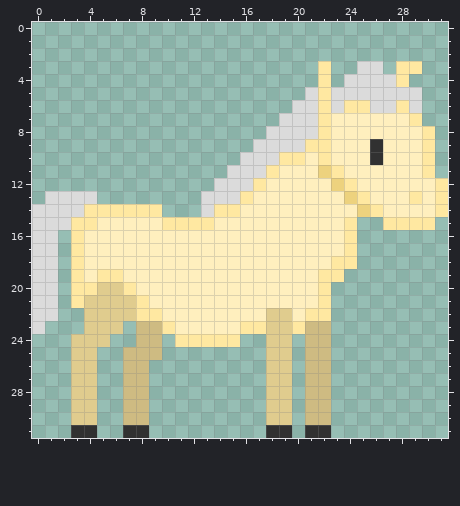
Two versions of one pixel-art file, AR_MobileGame/Assets/Assets/Selfmade/32x32_Horse.aseprite. That is the earlier state.
32x32 pixels, 1 frame. Colours within 5 levels of each other are drawn and written as one.
The result:
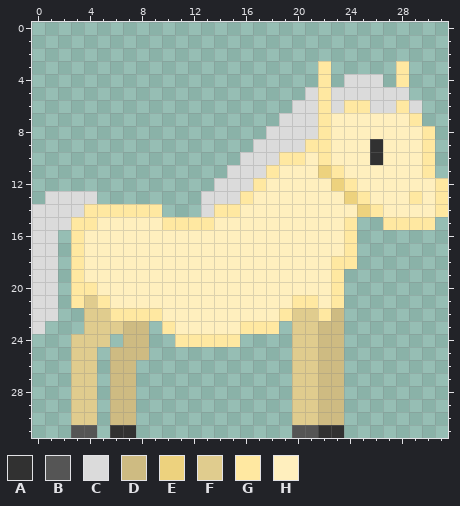
Palette (. is transparent): A #313131  B #555555  C #dbdbdb  D #cebb82  E #edd27e  F #e0cc8e  G #ffe8a1  H #ffefbe
What changed:
@@ x 23..31 @@
  2 .........
- 3 ..CC.GG..
- 4 .CCCCG...
- 5 CCCCCCC..
+ 3 .....G...
+ 4 .CCC.G...
+ 5 CCCCCC...
  6 CGGCCGC..
@@ x 0..31 @@
 18 CC.GHHHHHHHHHHHHHHHHHHHGG.......
-19 CC.GHGGHHHHHHHHHHHHHHHGG........
-20 CC.GGFFGHHHHHHHHHHHHHHG.........
-21 CC.GFFFFGHHHHHHHHHHHHHG.........
-22 CC..FFFFGGHHHHHHHHFFHGG.........
-23 C...FFF.DDGHHHHHGGFFGDD.........
-24 ...FFF..DD.GGGGG..FF.DD.........
-25 ...FF..DDD........FF.DD.........
-26 ...FF..DD.........FF.DD.........
-27 ...FF..DD.........FF.DD.........
-28 ...FF..DD.........FF.DD.........
-29 ...FF..DD.........FF.DD.........
-30 ...FF..DD.........FF.DD.........
-31 ...AA..AA.........AA.AA.........
+19 CC.GHHHHHHHHHHHHHHHHHHHG........
+20 CC.GGHHHHHHHHHHHHHHHHHHG........
+21 CC.GFGHHHHHHHHHHHHHHGGHG........
+22 CC..FFGGGGHHHHHHHHHGFFGD........
+23 C...FFFDD.GHHHHHGGG.FFDD........
+24 ...FFF.DD..GGGGG....FFDD........
+25 ...FF.DDD...........FFDD........
+26 ...FF.DD............FFDD........
+27 ...FF.DD............FFDD........
+28 ...FF.DD............FFDD........
+29 ...FF.DD............FFDD........
+30 ...FF.DD............FFDD........
+31 ...BB.AA............BBAA........
Changed places in both pictures, as pixel boxes (x1, y1, x2, y2):
erased: (357, 61, 422, 100)
changed: (71, 269, 162, 438)
changed: (266, 269, 344, 438)
